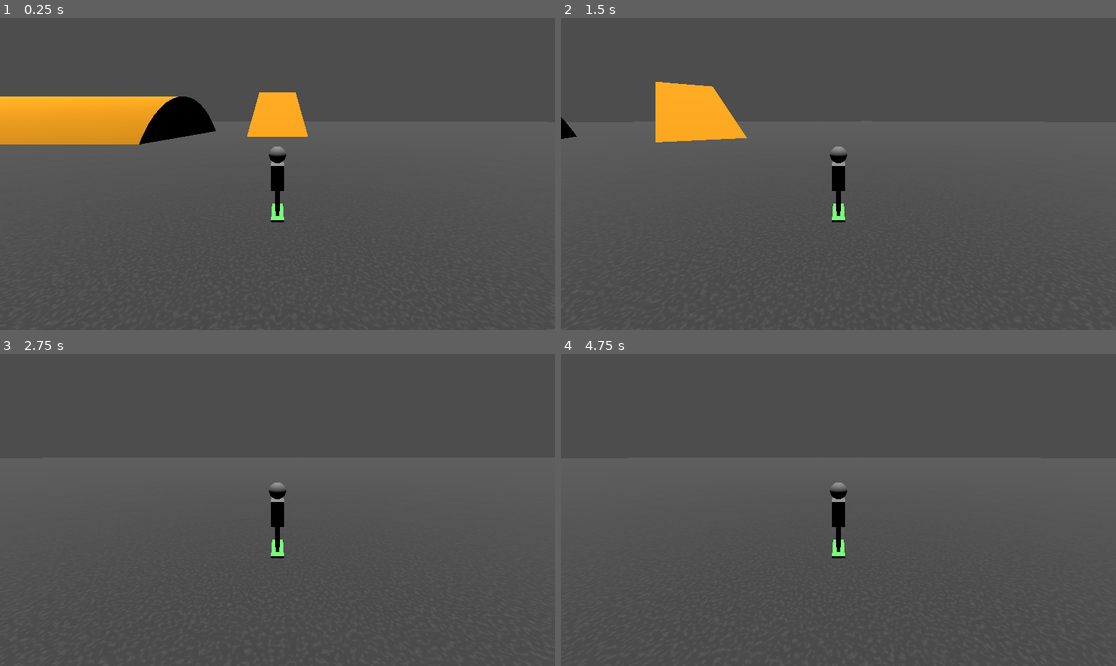
Above: before the commit, frames 1-4 (two rows, left to right).
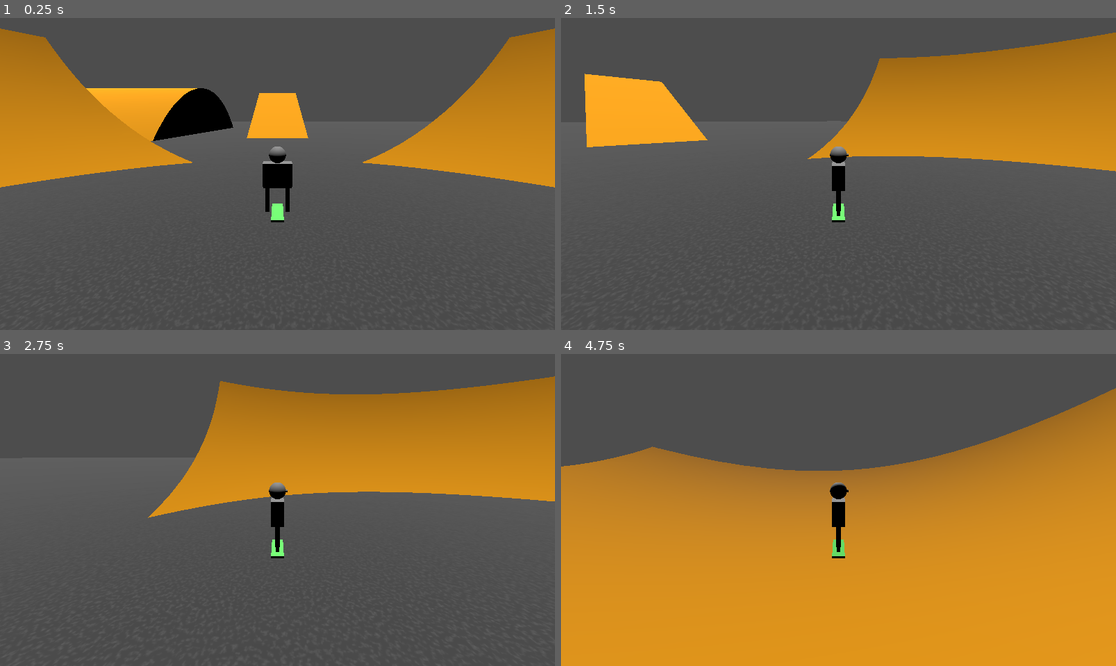
Above: after the commit, the same moments.

Repository: Griiimon/Skateboard-Demo
Game: Godot game, scene res://level.tscn
Same seed, same stepped clock (60 frames per second), same inputs: the game is played once before the commit and once after it.
Inputs:
- Up to frame 1 (0.25 s): no input
- Up to frame 2 (1.5 s): hold D (turn_right) 0.53-1.28 s; tap W (push) at 0.6, 1.35 s; hold S (brake) from 1.28 s (still down)
- Up to frame 3 (2.75 s): release S (brake) at 2.03 s; hold D (turn_right) from 2.03 s (still down); tap W (push) at 2.1 s
- Up to frame 4 (4.75 s): tap W (push) at 2.85, 3.6, 4.35 s; release D (turn_right) at 3.53 s; hold A (turn_left) from 3.53 s (still down)

The runs differ from the first frame. In frame 1, 18% of the frame differs, in the area x 0-100%, y 3-64%; in frame 2, 21%; in frame 3, 22%; in frame 4, 69%, in the area x 0-100%, y 10-100%.

Commit message:
prototype

Diff:
--- /dev/null
+++ b/components/state machine/finite_state_machine.gd
@@ -0,0 +1,79 @@
+class_name FiniteStateMachine
+extends Node
+
+signal state_changed(new_state: StateMachineState)
+
+@export var current_state: StateMachineState = null: set = set_current_state
+@export var previous_state: StateMachineState = null
+@export var allow_no_state: bool= false
+@export var debug: bool= false
+@export var paused: bool= false
+
+
+
+func _ready():
+	late_ready.call_deferred()
+
+
+func late_ready():
+	assert(current_state or allow_no_state, "No FSM initial state " + get_parent().name)
+
+
+func _process(delta: float):
+	if current_state and not paused:
+		current_state.on_process(delta)
+
+
+func _physics_process(delta: float):
+	if current_state and not paused:
+		current_state.on_physics_process(delta)
+
+
+func on_integrate_forces(state: PhysicsDirectBodyState3D):
+	if current_state and not paused:
+		current_state.on_integrate_forces(state)
+
+
+func _unhandled_input(event: InputEvent):
+	if current_state and not paused:
+		current_state.on_unhandled_input(event)
+
+
+func change_state(next_state: StateMachineState):
+	if next_state:
+		previous_state= current_state
+		current_state = next_state
+	else:
+		if not allow_no_state:
+			push_error("Not a valid StateMachineState")
+		else:
+			if current_state:
+				current_state.on_exit()
+				current_state.state_exited.emit()
+				current_state= null
+
+
+func set_current_state(next_state: StateMachineState):
+	if not get_parent().is_inside_tree():
+		await get_parent().ready
+
+	if current_state:
+		if debug:
+			var dbg_str: String= get_parent().name + " State Machine exiting state " + current_state.name
+			print(dbg_str)
+		current_state.on_exit()
+		current_state.state_exited.emit()
+	current_state = next_state
+
+	if current_state:
+		if debug:
+			print(get_parent().name + " State Machine changing state to " + current_state.name)
+
+		state_changed.emit(current_state)
+		current_state.on_enter()
+		current_state.state_entered.emit()
+
+
+func cancel_state():
+	assert(allow_no_state)
+	change_state(null)
--- /dev/null
+++ b/components/state machine/state_machine_state.gd
@@ -0,0 +1,56 @@
+class_name StateMachineState
+extends Node
+
+
+signal state_entered
+signal state_exited
+
+
+func on_enter():
+	pass
+
+
+func on_process(_delta: float):
+	pass
+
+
+func on_physics_process(_delta: float):
+	pass
+
+
+func on_integrate_forces(_state: PhysicsDirectBodyState3D):
+	pass
+
+
+func _input(event: InputEvent) -> void:
+	if is_current_state():
+		on_input(event)
+
+
+func on_input(_event: InputEvent):
+	pass
+
+
+func _unhandled_input(event: InputEvent) -> void:
+	if is_current_state():
+		on_unhandled_input(event)
+
+
+func on_unhandled_input(_event: InputEvent):
+	pass
+
+
+func on_exit():
+	pass
+
+
+func cancel():
+	get_state_machine().change_state(null)
+
+
+func is_current_state() -> bool:
+	return get_state_machine().current_state == self
+
+
+func get_state_machine()-> FiniteStateMachine:
+	return get_parent()
--- a/level.tscn
+++ b/level.tscn
@@ -1,6 +1,6 @@
-[gd_scene load_steps=9 format=3 uid="uid://ddb8rpk06cuv5"]
+[gd_scene load_steps=11 format=3 uid="uid://ddb8rpk06cuv5"]
 
-[ext_resource type="PackedScene" uid="uid://dx5g8uuckqnb8" path="res://skater.tscn" id="1_0s4vn"]
+[ext_resource type="PackedScene" uid="uid://dx5g8uuckqnb8" path="res://player/skater.tscn" id="1_0s4vn"]
 
 [sub_resource type="Gradient" id="Gradient_owvkw"]
 offsets = PackedFloat32Array(0, 0.452381)
@@ -28,6 +28,16 @@
 [sub_resource type="StandardMaterial3D" id="StandardMaterial3D_g08an"]
 albedo_color = Color(0.992157, 0.654902, 0, 1)
 
+[sub_resource type="CylinderShape3D" id="CylinderShape3D_3jxi0"]
+height = 30.0
+radius = 40.0
+
+[sub_resource type="CylinderMesh" id="CylinderMesh_hg0ck"]
+material = SubResource("StandardMaterial3D_g08an")
+top_radius = 40.0
+bottom_radius = 40.0
+height = 30.0
+
 [node name="Level" type="Node3D"]
 
 [node name="Floor" type="StaticBody3D" parent="."]
@@ -42,20 +52,37 @@
 [node name="DirectionalLight3D" type="DirectionalLight3D" parent="."]
 transform = Transform3D(1, 0, 0, 0, -4.37114e-08, 1, 0, -1, -4.37114e-08, 0, 41.5584, 0)
 
-[node name="CSGBox3D" type="CSGBox3D" parent="."]
+[node name="Objects" type="Node3D" parent="."]
+
+[node name="CSGBox3D" type="CSGBox3D" parent="Objects"]
 transform = Transform3D(1, 0, 0, 0, 0.934086, -0.357048, 0, 0.357048, 0.934086, 0, 0, -42.723)
 use_collision = true
 size = Vector3(10, 10, 30)
 material = SubResource("StandardMaterial3D_g08an")
 
-[node name="CSGCylinder3D" type="CSGCylinder3D" parent="."]
-transform = Transform3D(-4.37114e-08, 1, 4.37114e-08, 0, -4.37114e-08, 1, 1, 4.37114e-08, 1.91069e-15, -30.6303, -13.408, -33.0429)
+[node name="StaticBody3D" type="StaticBody3D" parent="Objects"]
+transform = Transform3D(-4.37114e-08, -1, -4.37114e-08, 0, -4.37114e-08, 1, -1, 4.37114e-08, 1.91069e-15, -32.4152, -29.7001, -50.5441)
+
+[node name="CollisionShape3D" type="CollisionShape3D" parent="Objects/StaticBody3D"]
+shape = SubResource("CylinderShape3D_3jxi0")
+
+[node name="MeshInstance3D" type="MeshInstance3D" parent="Objects/StaticBody3D"]
+mesh = SubResource("CylinderMesh_hg0ck")
+
+[node name="CSGBox3D2" type="CSGBox3D" parent="Objects"]
+transform = Transform3D(1, 0, 0, 0, 1, 0, 0, 0, 1, 0, 0, 11.1914)
 use_collision = true
+size = Vector3(40, 15, 40)
+material = SubResource("StandardMaterial3D_g08an")
+
+[node name="CSGSphere3D" type="CSGSphere3D" parent="Objects/CSGBox3D2"]
+transform = Transform3D(1, 0, 0, 0, 1, 0, 0, 0, 1, 0, 14, -6.912)
+operation = 2
 radius = 20.0
-height = 30.0
-sides = 64
+radial_segments = 100
+rings = 100
 material = SubResource("StandardMaterial3D_g08an")
 
 [node name="Skater" parent="." instance=ExtResource("1_0s4vn")]
-transform = Transform3D(1, 0, 0, 0, 1, 0, 0, 0, 1, 0, 0.50783, 0)
+transform = Transform3D(1, 0, 0, 0, 1, 0, 0, 0, 1, 0, 0.8, 0)
 gravity_scale = 0.5
--- /dev/null
+++ b/player/player_fsm_state.gd
@@ -0,0 +1,10 @@
+class_name PlayerStateMachineState
+extends StateMachineState
+
+
+var skater: Skater
+
+
+func _ready() -> void:
+	skater= get_parent().get_parent()
+	assert(skater != null)
--- /dev/null
+++ b/player/player_state_machine.gd
@@ -0,0 +1,16 @@
+class_name PlayerStateMachine
+extends FiniteStateMachine
+
+@onready var standing_state: StandingState= $Standing
+@onready var rolling_state: RollingState = $Rolling
+@onready var flying_state: FlyingState = $Flying
+
+
+
+func _ready():
+	super()
+
+	standing_state.rolling.connect(change_state.bind(rolling_state))
+	rolling_state.stand.connect(change_state.bind(standing_state))
+	rolling_state.jump.connect(change_state.bind(flying_state))
+	flying_state.land.connect(change_state.bind(rolling_state))
--- /dev/null
+++ b/player/skater.gd
@@ -0,0 +1,56 @@
+class_name Skater
+extends RigidBody3D
+
+@onready var models: Node3D = $Models
+@onready var floor_raycast: RayCast3D = %"Floor RayCast"
+@onready var floor_shapecast: ShapeCast3D = %"Floor ShapeCast"
+@onready var figure_platform: Node3D = %"Figure Platform"
+@onready var state_machine: FiniteStateMachine = $"State Machine"
+
+
+var body_state: PhysicsDirectBodyState3D
+
+
+
+func _ready():
+	models.top_level= true
+
+
+func _integrate_forces(state):
+	body_state= state
+
+	state_machine.on_integrate_forces(state)
+
+
+func update_model_position(delta: float, floor_align_factor: float= 10.0):
+	models.position= global_position
+
+	floor_align(delta * floor_align_factor)
+
+
+func floor_align(weight: float):
+	var target_normal= Vector3.UP
+	#if floor_raycast.is_colliding():
+		#target_normal= floor_raycast.get_collision_normal()
+
+	if floor_shapecast.is_colliding():
+		target_normal= Vector3.ZERO
+		for idx in floor_shapecast.get_collision_count():
+			target_normal+= floor_shapecast.get_collision_normal(idx)
+	target_normal= target_normal.normalized()
+
+	models.transform= models.transform.interpolate_with(align_with_y(target_normal), weight)
+
+
+func is_on_floor():
+	if not body_state: return false
+
+	return body_state.get_contact_count() > 0
+
+
+func align_with_y(new_y: Vector3)-> Transform3D:
+	var xform: Transform3D= Transform3D(models.transform)
+	xform.basis.y = new_y
+	xform.basis.x = -xform.basis.z.cross(new_y)
+	xform.basis = xform.basis.orthonormalized()
+	return xform
--- /dev/null
+++ b/player/skater.tscn
@@ -0,0 +1,117 @@
+[gd_scene load_steps=15 format=3 uid="uid://dx5g8uuckqnb8"]
+
+[ext_resource type="Script" path="res://player/skater.gd" id="1_1lghl"]
+[ext_resource type="Script" path="res://player/player_state_machine.gd" id="2_4sdo8"]
+[ext_resource type="Script" path="res://player/states/standing.gd" id="3_52xkm"]
+[ext_resource type="Script" path="res://player/states/rolling.gd" id="4_mqgda"]
+[ext_resource type="Script" path="res://player/states/flying.gd" id="5_ax7pu"]
+
+[sub_resource type="PhysicsMaterial" id="PhysicsMaterial_w282j"]
+friction = 0.0
+
+[sub_resource type="SphereShape3D" id="SphereShape3D_roaq8"]
+radius = 0.2
+
+[sub_resource type="BoxMesh" id="BoxMesh_15opy"]
+size = Vector3(0.1, 0.8, 0.1)
+
+[sub_resource type="BoxMesh" id="BoxMesh_vsrf2"]
+size = Vector3(0.3, 0.6, 0.7)
+
+[sub_resource type="SphereMesh" id="SphereMesh_kk4em"]
+radius = 0.2
+height = 0.4
+
+[sub_resource type="SphereMesh" id="SphereMesh_x4jad"]
+radius = 0.04
+height = 0.065
+
+[sub_resource type="StandardMaterial3D" id="StandardMaterial3D_0vluu"]
+albedo_color = Color(0.443137, 1, 0.443137, 1)
+
+[sub_resource type="BoxMesh" id="BoxMesh_5ybef"]
+material = SubResource("StandardMaterial3D_0vluu")
+size = Vector3(0.3, 0.05, 1)
+
+[sub_resource type="BoxShape3D" id="BoxShape3D_tqv82"]
+size = Vector3(0.3, 0.1, 1)
+
+[node name="Skater" type="RigidBody3D"]
+collision_layer = 2
+physics_material_override = SubResource("PhysicsMaterial_w282j")
+gravity_scale = 0.2
+can_sleep = false
+freeze_mode = 1
+continuous_cd = true
+contact_monitor = true
+max_contacts_reported = 10
+linear_damp_mode = 1
+angular_damp_mode = 1
+script = ExtResource("1_1lghl")
+
+[node name="CollisionShape3D" type="CollisionShape3D" parent="."]
+shape = SubResource("SphereShape3D_roaq8")
+
+[node name="Models" type="Node3D" parent="."]
+
+[node name="Figure Platform" type="Node3D" parent="Models"]
+unique_name_in_owner = true
+transform = Transform3D(1, 0, 0, 0, 1, 0, 0, 0, 1, 0, 0, 0)
+
+[node name="Leg" type="MeshInstance3D" parent="Models/Figure Platform"]
+transform = Transform3D(-4.37114e-08, 0, -1, 0, 1, 0, 1, 0, -4.37114e-08, -0.25, 0.431, -1.09278e-08)
+mesh = SubResource("BoxMesh_15opy")
+skeleton = NodePath("../..")
+
+[node name="Leg2" type="MeshInstance3D" parent="Models/Figure Platform"]
+transform = Transform3D(-4.37114e-08, 0, -1, 0, 1, 0, 1, 0, -4.37114e-08, 0.25, 0.431, 1.09278e-08)
+mesh = SubResource("BoxMesh_15opy")
+skeleton = NodePath("../..")
+
+[node name="Torso" type="MeshInstance3D" parent="Models/Figure Platform"]
+transform = Transform3D(-4.37114e-08, 0, -1, 0, 1, 0, 1, 0, -4.37114e-08, 0, 0.984813, 0)
+mesh = SubResource("BoxMesh_vsrf2")
+skeleton = NodePath("../../..")
+
+[node name="Head" type="MeshInstance3D" parent="Models/Figure Platform"]
+transform = Transform3D(-4.37114e-08, 0, -1, 0, 1, 0, 1, 0, -4.37114e-08, 0, 1.47332, 0)
+mesh = SubResource("SphereMesh_kk4em")
+skeleton = NodePath("../..")
+
+[node name="Nose" type="MeshInstance3D" parent="Models/Figure Platform/Head"]
+transform = Transform3D(1, 0, 3.55271e-15, 0, 1, 0, -3.55271e-15, 0, 1, -0.208039, 0, 9.09366e-09)
+mesh = SubResource("SphereMesh_x4jad")
+skeleton = NodePath("../../..")
+
+[node name="Board" type="MeshInstance3D" parent="Models"]
+mesh = SubResource("BoxMesh_5ybef")
+
+[node name="Camera3D" type="Camera3D" parent="Models"]
+transform = Transform3D(1, 0, 0, 0, 0.966975, 0.254872, 0, -0.254872, 0.966975, 0, 2.26406, 4.78593)
+
+[node name="Floor RayCast" type="RayCast3D" parent="Models"]
+unique_name_in_owner = true
+transform = Transform3D(1, 0, 0, 0, 1, 0, 0, 0, 1, 0, 0.630771, 0)
+
+[node name="Floor ShapeCast" type="ShapeCast3D" parent="Models"]
+unique_name_in_owner = true
+transform = Transform3D(1, 0, 0, 0, 1, 0, 0, 0, 1, 0, 0.2, 0)
+shape = SubResource("BoxShape3D_tqv82")
+target_position = Vector3(0, -0.6, 0)
+
+[node name="State Machine" type="Node" parent="." node_paths=PackedStringArray("current_state")]
+script = ExtResource("2_4sdo8")
+current_state = NodePath("Flying")
+debug = true
+
+[node name="Standing" type="Node" parent="State Machine"]
+script = ExtResource("3_52xkm")
+
+[node name="Rolling" type="Node" parent="State Machine"]
+script = ExtResource("4_mqgda")
+push_force = 2.0
+brake_factor = 2.0
+
+[node name="Flying" type="Node" parent="State Machine"]
+script = ExtResource("5_ax7pu")
+gravity_scale = 1.0
--- /dev/null
+++ b/player/states/flying.gd
@@ -0,0 +1,22 @@
+class_name FlyingState
+extends PlayerStateMachineState
+
+signal land
+
+@export var gravity_scale: float= 0.5
+
+
+
+func on_enter():
+	skater.gravity_scale= gravity_scale
+	pass
+
+
+func on_process(delta: float):
+	skater.update_model_position(delta)
+
+
+func on_physics_process(_delta: float):
+	if skater.is_on_floor():
+		print("Landed")
+		land.emit()
--- /dev/null
+++ b/player/states/rolling.gd
@@ -0,0 +1,49 @@
+class_name RollingState
+extends PlayerStateMachineState
+
+signal stand
+signal jump
+
+@export var push_force: float= 1.0
+@export var steering_factor: float= 1.0
+@export var brake_factor: float= 0.1
+
+@export var gravity_scale: float= 0.1
+
+
+
+func on_enter():
+	skater.gravity_scale= gravity_scale
+
+	if get_state_machine().previous_state == get_state_machine().standing_state:
+		skater.apply_central_impulse(-skater.models.basis.z * push_force)
+
+
+func on_process(delta: float):
+	skater.update_model_position(delta, 1.0)
+
+	if skater.linear_velocity and not is_equal_approx(abs(skater.linear_velocity.normalized().dot(skater.models.basis.y)), 1.0):
+		skater.models.transform= skater.models.transform.interpolate_with(skater.models.transform.looking_at(skater.models.position + skater.linear_velocity.normalized(), skater.models.basis.y), delta * 10)
+
+
+func on_physics_process(delta):
+	if Input.is_action_just_pressed("push"):
+		skater.apply_central_impulse(-skater.models.basis.z * push_force)
+	elif skater.linear_velocity.length() < 0.1:
+		stand.emit()
+		return
+
+	if not skater.is_on_floor():
+		jump.emit()
+		return
+
+
+
+func on_integrate_forces(state: PhysicsDirectBodyState3D):
+	var steer= Input.get_axis("turn_right", "turn_left")
+
+	if steer and skater.is_on_floor():
+		state.linear_velocity= state.linear_velocity.rotated(skater.models.basis.y, steer * steering_factor * state.step)
+
+	if Input.is_action_pressed("brake"):
+		state.linear_velocity= state.linear_velocity * (1 - brake_factor * state.step)
--- /dev/null
+++ b/player/states/standing.gd
@@ -0,0 +1,30 @@
+class_name StandingState
+extends PlayerStateMachineState
+
+signal rolling
+
+@export var turn_factor: float= 2.0
+
+
+
+func on_enter():
+	skater.linear_velocity= Vector3.ZERO
+
+
+func on_exit():
+	skater.figure_platform.look_at(skater.figure_platform.global_position + skater.models.basis.x)
+
+
+func on_process(delta: float):
+	skater.floor_align(delta)
+
+	var platform: Node3D= skater.figure_platform
+	platform.global_transform= platform.global_transform.interpolate_with(platform.global_transform.looking_at(platform.global_position - skater.models.basis.z), delta * 10)
+
+	var turn: float= Input.get_axis("turn_right", "turn_left")
+
+	skater.models.rotate(skater.models.basis.y, turn * turn_factor * delta)
+
+	if Input.is_action_just_pressed("push"):
+		rolling.emit()
+		return
--- a/skater.gd
+++ /dev/null
@@ -1,59 +0,0 @@
-class_name Skater
-extends RigidBody3D
-
-@export var push_force: float= 1.0
-@export var steering_factor: float= 1.0
-
-@onready var model = $"Skater Model"
-@onready var raycast = $"Skater Model/RayCast3D"
-
-var body_state: PhysicsDirectBodyState3D
-
-
-
-func _ready():
-	model.top_level= true
-
-
-func _process(delta):
-	model.position= global_position
-
-	var target_normal= Vector3.UP
-	if raycast.is_colliding():
-		#for idx in body_state.get_contact_count():
-			#target_normal+= body_state.get_contact_local_normal(idx)
-		target_normal= raycast.get_collision_normal()
-	target_normal= target_normal.normalized()
-
-	model.transform= model.transform.interpolate_with(align_with_y(model.transform, target_normal), delta * 10)
-	#model.transform= align_with_y(model.transform, target_normal)
-	if linear_velocity and not is_equal_approx(abs(linear_velocity.normalized().dot(model.basis.y)), 1.0):
-		model.transform= model.transform.interpolate_with(model.transform.looking_at(model.position + linear_velocity.normalized(), model.basis.y), delta * 10)
-
-
-func _physics_process(delta):
-	if Input.is_action_just_pressed("push"):
-		apply_central_impulse(-model.basis.z * push_force)
-
-
-func _integrate_forces(state):
-	body_state= state
-
-	var steer= Input.get_axis("turn_right", "turn_left")
-
-	if steer and is_on_floor():
-		#if not state.linear_velocity:
-			#state.linear_velocity= -model.basis.z * 0.01
-
-		state.linear_velocity= state.linear_velocity.rotated(model.basis.y, steer * steering_factor * state.step)
-
-
-func is_on_floor():
-	return body_state.get_contact_count() > 0
-
-
-func align_with_y(xform: Transform3D, new_y: Vector3)-> Transform3D:
-	xform.basis.y = new_y
-	xform.basis.x = -xform.basis.z.cross(new_y)
-	xform.basis = xform.basis.orthonormalized()
-	return xform
--- a/skater.tscn
+++ /dev/null
@@ -1,68 +0,0 @@
-[gd_scene load_steps=9 format=3 uid="uid://dx5g8uuckqnb8"]
-
-[ext_resource type="Script" path="res://skater.gd" id="1_1lghl"]
-
-[sub_resource type="PhysicsMaterial" id="PhysicsMaterial_w282j"]
-friction = 0.0
-
-[sub_resource type="SphereShape3D" id="SphereShape3D_roaq8"]
-radius = 0.2
-
-[sub_resource type="StandardMaterial3D" id="StandardMaterial3D_0vluu"]
-albedo_color = Color(0.443137, 1, 0.443137, 1)
-
-[sub_resource type="BoxMesh" id="BoxMesh_5ybef"]
-material = SubResource("StandardMaterial3D_0vluu")
-size = Vector3(0.3, 0.05, 1)
-
-[sub_resource type="BoxMesh" id="BoxMesh_15opy"]
-size = Vector3(0.1, 0.8, 0.1)
-
-[sub_resource type="BoxMesh" id="BoxMesh_vsrf2"]
-size = Vector3(0.3, 0.6, 0.7)
-
-[sub_resource type="SphereMesh" id="SphereMesh_kk4em"]
-radius = 0.2
-height = 0.4
-
-[node name="Skater" type="RigidBody3D"]
-collision_layer = 2
-physics_material_override = SubResource("PhysicsMaterial_w282j")
-gravity_scale = 0.2
-continuous_cd = true
-contact_monitor = true
-max_contacts_reported = 10
-linear_damp_mode = 1
-angular_damp_mode = 1
-script = ExtResource("1_1lghl")
-
-[node name="CollisionShape3D" type="CollisionShape3D" parent="."]
-shape = SubResource("SphereShape3D_roaq8")
-
-[node name="Skater Model" type="Node3D" parent="."]
-
-[node name="Camera3D" type="Camera3D" parent="Skater Model"]
-transform = Transform3D(1, 0, 0, 0, 0.966975, 0.254872, 0, -0.254872, 0.966975, 0, 2.26406, 4.78593)
-
-[node name="Board" type="MeshInstance3D" parent="Skater Model"]
-mesh = SubResource("BoxMesh_5ybef")
-
-[node name="Leg" type="MeshInstance3D" parent="Skater Model"]
-transform = Transform3D(1, 0, 0, 0, 1, 0, 0, 0, 1, 0, 0.431, 0.25)
-mesh = SubResource("BoxMesh_15opy")
-
-[node name="Leg2" type="MeshInstance3D" parent="Skater Model"]
-transform = Transform3D(1, 0, 0, 0, 1, 0, 0, 0, 1, 0, 0.431, -0.25)
-mesh = SubResource("BoxMesh_15opy")
-
-[node name="Torso" type="MeshInstance3D" parent="Skater Model"]
-transform = Transform3D(1, 0, 0, 0, 1, 0, 0, 0, 1, 0, 0.984813, 0)
-mesh = SubResource("BoxMesh_vsrf2")
-skeleton = NodePath("../..")
-
-[node name="MeshInstance3D" type="MeshInstance3D" parent="Skater Model"]
-transform = Transform3D(1, 0, 0, 0, 1, 0, 0, 0, 1, 0, 1.47332, 0)
-mesh = SubResource("SphereMesh_kk4em")
-
-[node name="RayCast3D" type="RayCast3D" parent="Skater Model"]
-transform = Transform3D(1, 0, 0, 0, 1, 0, 0, 0, 1, 0, 0.630771, 0)
